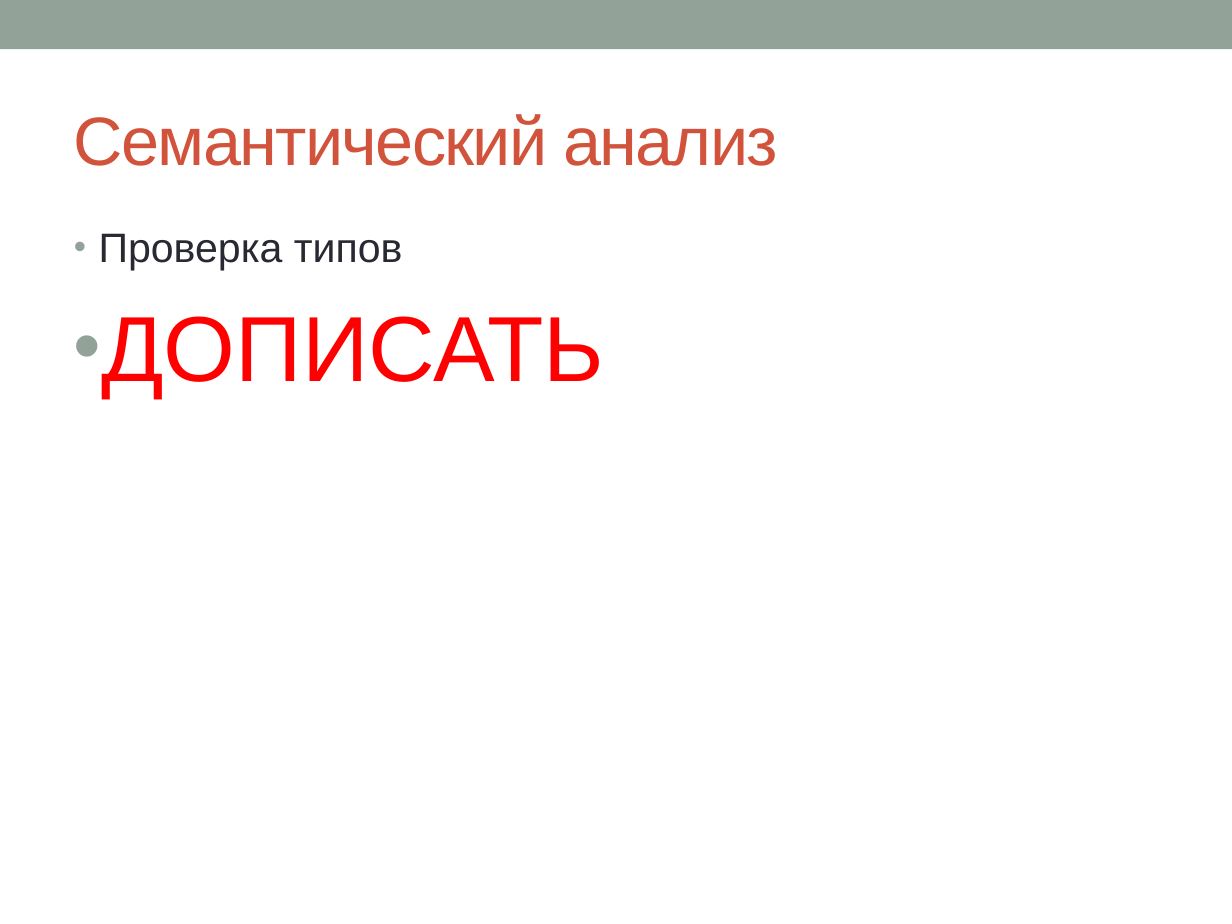
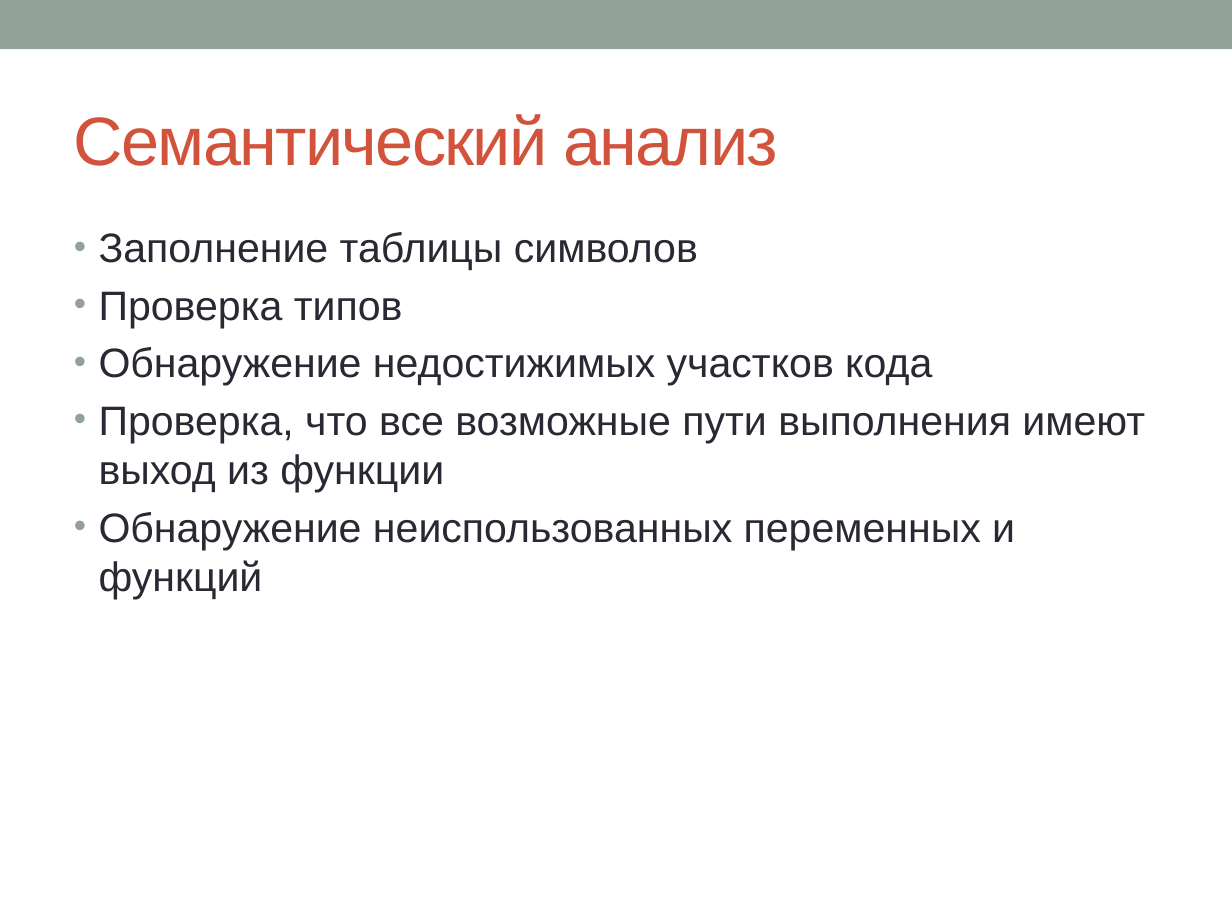
Before and after one commit to nikita-vanyasin/compiler, a slide deck: slide 11 of docs/Py.pptx (slide 10 before the commit). Drawn at 1232x924 pixels with LibreOffice and Linux fonts; fonts in the diff are those of the drawing. Boxes give left, top, right and bottom in pixels: in the first picture for what was removed or moved away, otherwise in the second. Text is boxed around its words. In the diff, an @@ line names an element or a change of style, - is before the commit and + after.

```diff
--- a/docs/Py.pptx
+++ b/docs/Py.pptx
@@ text at (x1=99, y1=232, x2=698, y2=271): paragraph added @@
+• Заполнение таблицы символов
@@ text at (x1=99, y1=347, x2=1145, y2=599): text changed; size 54 to 24 pt; text colour #FF0000 to #292934 @@
-• ДОПИСАТЬ
+• Обнаружение недостижимых участков кода
+• Проверка, что все возможные пути выполнения имеют выход из функции
+• Обнаружение неиспользованных переменных и функций
```
Also in this commit, not shown: 6 other slides changed, 4 slides added, 1 slide removed, 11 other files.
